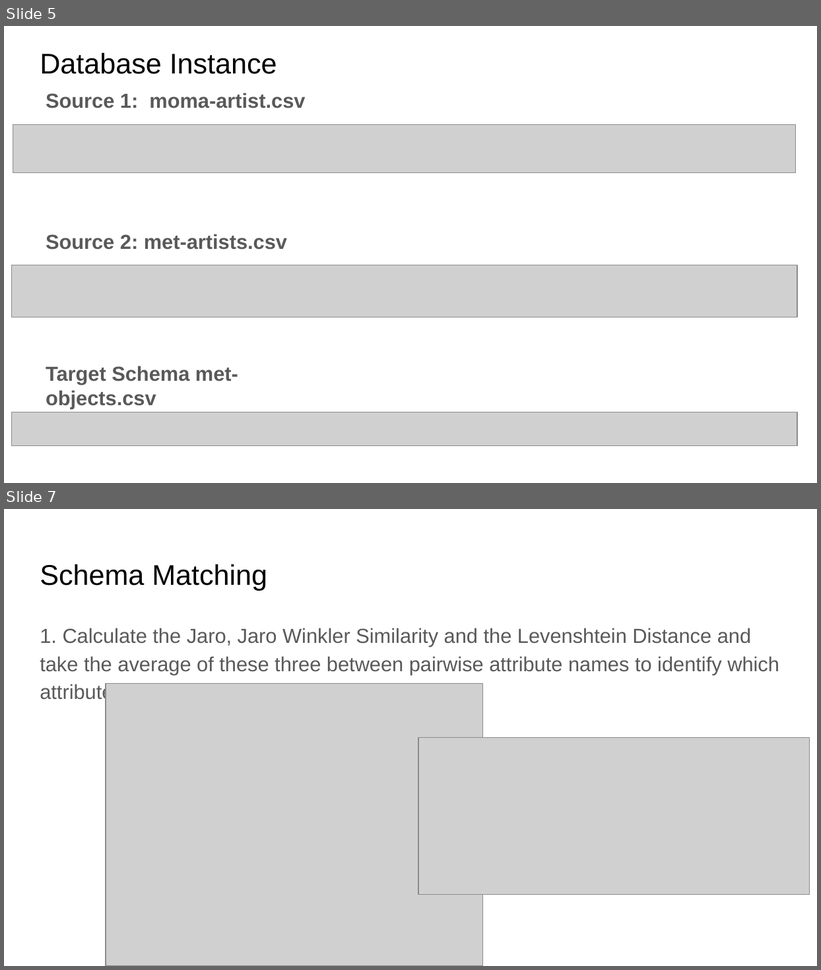
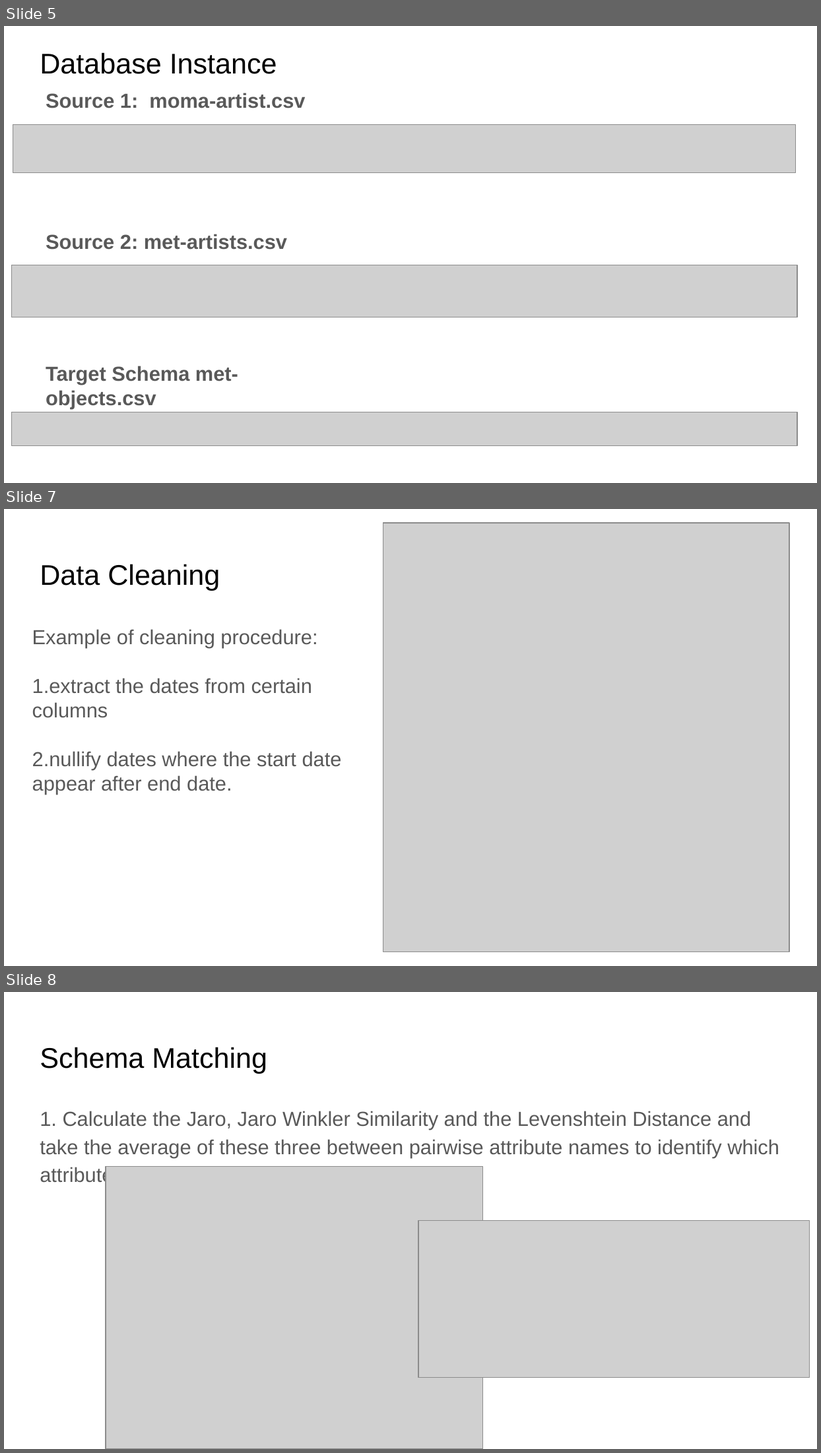
Before and after one commit to IITTeaching/cs520-f23-group-23, a slide deck: main-520-project/CS 520 Data Curation.pptx. Shown one above the other, each under a label of ours: slides 5 and 7 before the commit, slides 5, 7 and 8 after it; the slides between them are not shown. The pictures are 821x970 and 821x1453 pixels, drawn with LibreOffice and Linux fonts; fonts in the diff are those of the drawing; grey boxes stand for pictures. Boxes give left, top, right and bottom in pixels: in the first picture for what was removed or moved away, otherwise in the second. Text is boxed around its words. In the diff, an @@ line names an element or a change of style, - is before the commit and + after.

```diff
--- a/main-520-project/CS 520 Data Curation.pptx
+++ b/main-520-project/CS 520 Data Curation.pptx
@@ slide 7 added at bbox=[4, 509, 817, 966], background #FFFFFF @@
@@ picture added at bbox=[384, 523, 789, 952] @@
@@ title added at bbox=[40, 564, 220, 590], 25.2 pt, text #000000 @@
+Data Cleaning
@@ text added at bbox=[32, 629, 342, 795], 18 pt, text #595959 @@
+Example of cleaning procedure:
+1.extract the dates from certain columns
+2.nullify dates where the start date appear after end date.
@@ what was slide 7 is now slide 8 @@
```
Also in this commit, not shown: 7 slides changed.
